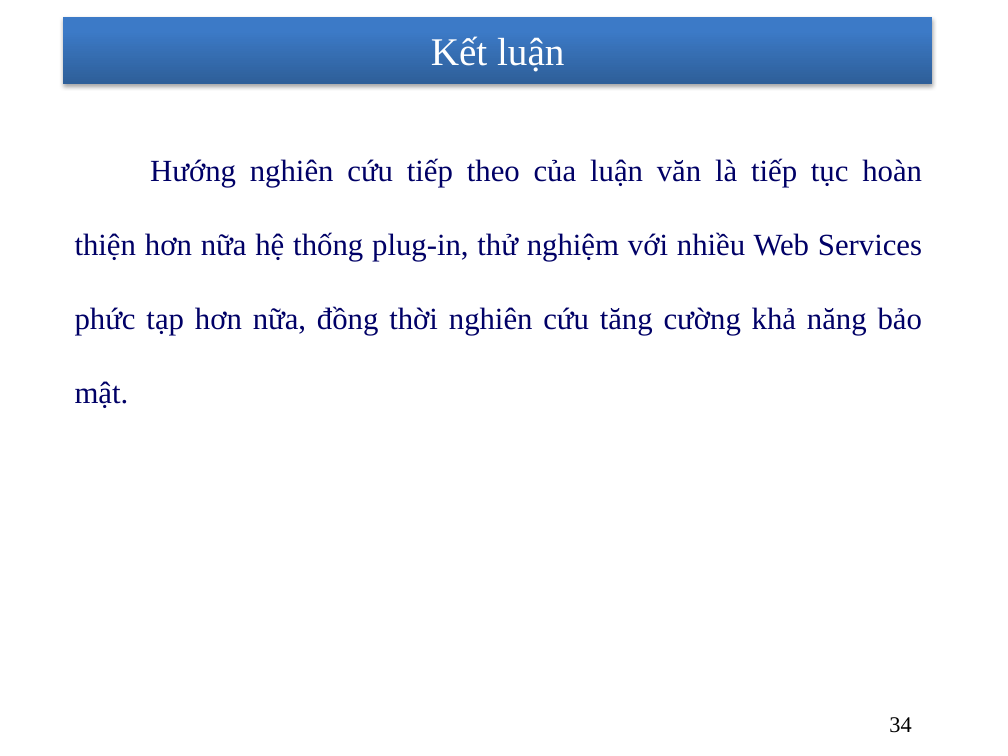
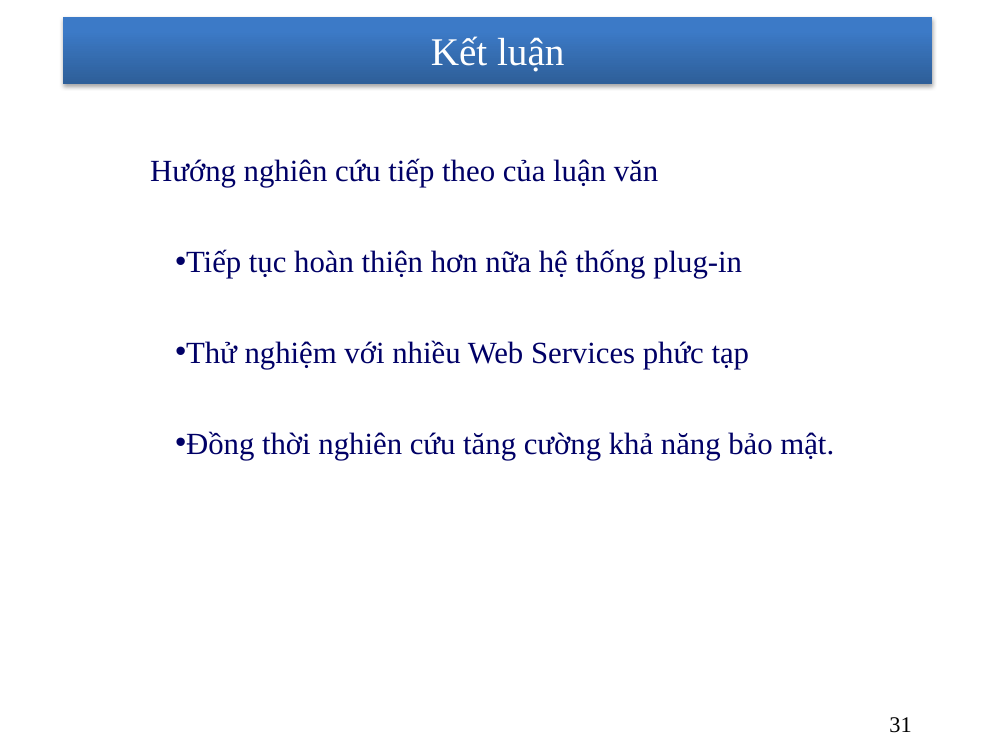
Before and after one commit to nhanhnt/LUANVAN, a slide deck: slide 31 of WORD/luanvan_nhanhnt_ver8.pptx (slide 34 before the commit). Drawn at 1008x756 pixels with LibreOffice and Linux fonts; fonts in the diff are those of the drawing; background and template pictures are left out. Boxes give left, top, right and bottom in pixels: in the first picture for what was removed or moved away, otherwise in the second. Text is boxed around its words. In the diff, an @@ line names an element or a change of style, - is before the commit and + after.

```diff
--- a/WORD/luanvan_nhanhnt_ver8.pptx
+++ b/WORD/luanvan_nhanhnt_ver8.pptx
@@ text at [150,158,834,460]: text changed @@
-    Hướng nghiên cứu tiếp theo của luận văn là tiếp tục hoàn thiện hơn nữa hệ thống plug-in, thử nghiệm với nhiều Web Services phức tạp hơn nữa, đồng thời nghiên cứu tăng cường khả năng bảo mật.
+    Hướng nghiên cứu tiếp theo của luận văn
+    • Tiếp tục hoàn thiện hơn nữa hệ thống plug-in
+    • Thử nghiệm với nhiều Web Services phức tạp
+    • Đồng thời nghiên cứu tăng cường khả năng bảo mật.
@@ page number at [889,717,911,733]: text changed @@
-34
+31
```
Also in this commit, not shown: 2 other slides changed, 3 slides removed.
